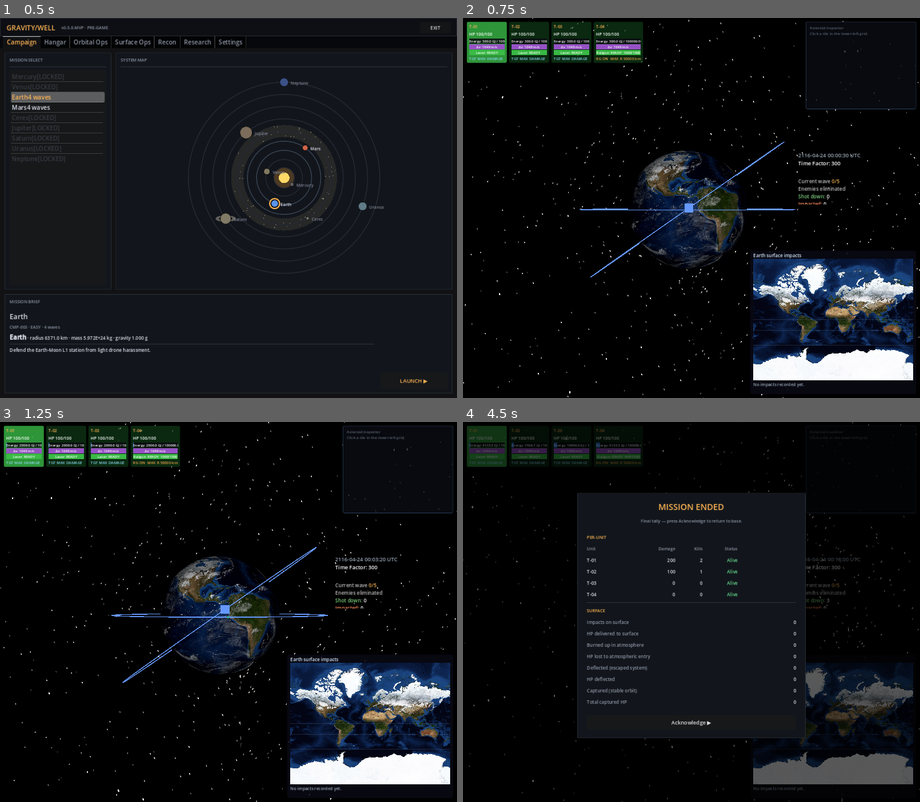
Above: before the commit, frames 1-4 (two rows, left to right).
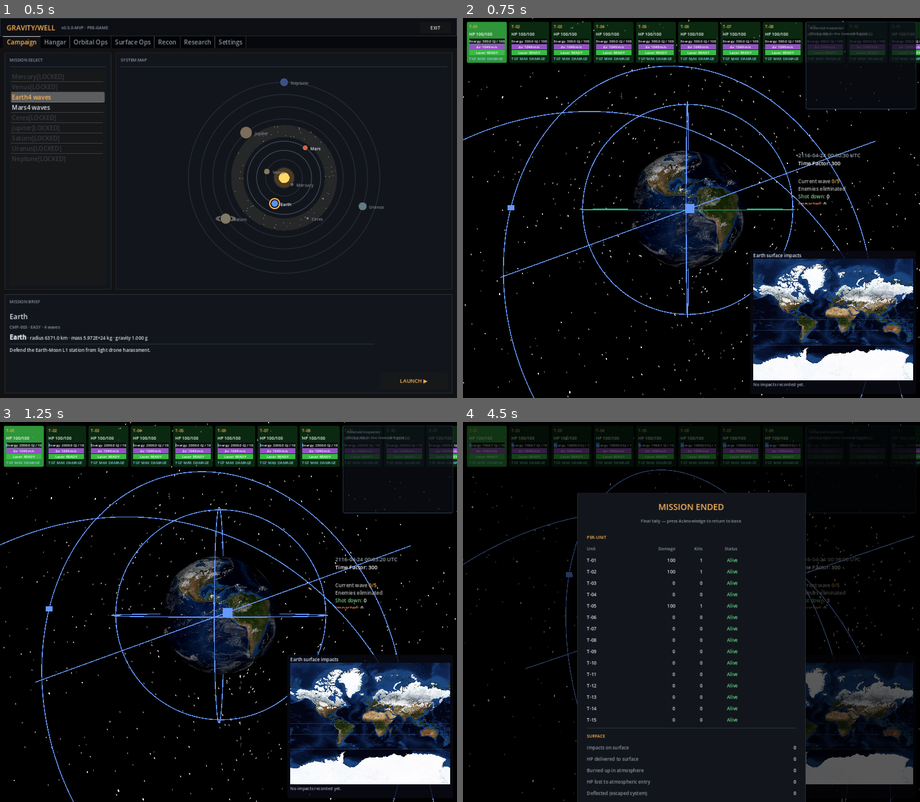
Above: after the commit, the same moments.

Repository: mellenburg/game
Game: Godot game, scene res://scenes/menu.tscn
Same seed, same stepped clock (60 frames per second), same inputs: the game is played once before the commit and once after it.
Inputs (mouse positions are in pixels of both pictures, inside the frame that each line leads up to):
- Up to frame 1 (0.5 s): no input
- Up to frame 2 (0.75 s): click "LAUNCH ▶" at 0.5 s
- Up to frame 3 (1.25 s): no input
- Up to frame 4 (4.5 s): tap A (move_left) every 0.75 s from 1.25 to 4.25 s; drag from (577, 650) to (737, 528) at 1.27 s; drag from (600, 631) to (668, 688) at 2.02 s; move the mouse to (737, 528) at 2.77 s; hold D (move_right) 2.78-3.5 s; tap B (add_enemies) at 2.85 s; drag from (668, 688) to (554, 555) at 3.52 s; move the mouse to (828, 669) at 4.27 s; hold A (move_left) from 4.28 s (still down); hold Enter (end_game) from 4.28 s (still down)

Frame 1 is identical in both runs. In frame 2, 5.9% of the frame differs, in the area x 0-100%, y 1-100%; in frame 3, 5.9%; in frame 4, 10%.

Commit message:
Seed default fleet with 12 lasers on a Cartesian shell + 3 railguns
The starter roster now ships twelve laser satellites split across
three orthogonal 5000 km circular planes (equatorial; polar at
RAAN=0°; polar at RAAN=90°), four per plane spaced 90° in true
anomaly so each plane's t=0 positions land on the Cartesian axis
crossings of the shell. Three railgun satellites round it out on
8000 km × ~37000 km elliptical orbits with staggered inclination,
RAAN, argument of perigee and true anomaly so they spread in 3D.

Bumped the launch-capacity research chain up to start at 15 (so the
default roster fits on the cost-0 unlock) with later tiers at
18 / 21 / 24, and grew the propellant budget to 50 Mkg to absorb the
plane-change burns that two of the laser planes now require.

https://claude.ai/code/session_01DbcXEEFLpqHKH3Yj53QXr8

Diff:
--- a/godot/scripts/player_loadout.gd
+++ b/godot/scripts/player_loadout.gd
@@ -29,14 +29,14 @@
 # cost zero. The fleet won't launch if the cumulative debit exceeds
 # this number; the menu's LAUNCH button gates on can_launch().
 #
-# Sized to comfortably fit the default 4-unit roster (three lasers
-# in an equatorial 5000 km circle plus a 500 km / 25° railgun). The
-# Hohmann burn out to 5000 km dominates the laser cost and the
-# railgun's 20 t magazine dominates the kinetic-unit cost; both fit
-# inside this budget with enough headroom to absorb the operator
-# tilting a launch off-equator or pushing one to GEO before the
-# LAUNCH button locks out.
-const LAUNCH_PROPELLANT_BUDGET_KG: float = 5000000.0
+# Sized to comfortably fit the default 15-unit roster: a 12-satellite
+# laser shell (three orthogonal 5000 km circles, two of them at 90°
+# inclination) plus three railguns on higher elliptical orbits. The
+# 90° plane-change burns dominate the laser cost, the railguns'
+# elliptical apogee-raise burns and 20 t magazines dominate the
+# kinetic-unit cost; the budget keeps enough headroom for the operator
+# to tilt or stretch a launch before the LAUNCH button locks out.
+const LAUNCH_PROPELLANT_BUDGET_KG: float = 50000000.0
 
 # Stage catalogue. `id` is the stable key the menu writes to
 # selected_stage_id; only entries with playable=true permit Launch.
@@ -171,7 +171,12 @@
 	},
 ]
 
-const DEFAULT_UNIT_COUNT: int = 4
+const DEFAULT_UNIT_COUNT: int = 15
+# Index where the railgun units begin in the seed roster. Slots
+# [0, DEFAULT_LASER_COUNT) ride the three-plane laser shell; slots
+# [DEFAULT_LASER_COUNT, DEFAULT_UNIT_COUNT) get the railgun chassis on
+# higher elliptical orbits.
+const DEFAULT_LASER_COUNT: int = 12
 
 
 # Look up the current launch cap from Research. Wrapped in a helper so
@@ -252,13 +257,37 @@
 
 
 # Repopulate the unit pool and launch list with the default starting
-# roster. Three laser units (T-01..T-03) plus one railgun unit (T-04).
-# The lasers share an equatorial 5000 km circular orbit and are spaced
-# 120° in true anomaly so they're equally distributed around Earth's
-# equator at game start; the railgun gets its own slightly inclined
-# LEO slot so it isn't stacked on top of the lasers visually. Each
-# launch is pre-assigned to a unit so a player who clicks LAUNCH
-# without touching either tab still gets a sensible starting fleet.
+# roster: twelve laser units (T-01..T-12) on a three-plane Cartesian
+# shell plus three railgun units (T-13..T-15) on higher elliptical
+# orbits. The shell uses three 5000 km circular planes — equatorial
+# (i=0°), polar with the line of nodes on +X (i=90°, RAAN=0°), and
+# polar with the line of nodes on +Y (i=90°, RAAN=90°) — each carrying
+# four satellites spaced 90° apart in true anomaly. With those true-
+# anomaly offsets the t=0 positions land on ±X/±Y, ±X/±Z and ±Y/±Z
+# respectively, so at game start there's a laser sitting on every
+# Cartesian axis crossing of the shell. The railguns ride
+# 8000 km × ~35000 km elliptical orbits with staggered inclination,
+# RAAN, argument-of-perigee and true-anomaly offsets so they spread in
+# 3D rather than stacking. Each launch is pre-assigned to a unit so a
+# player who clicks LAUNCH without touching either tab still gets a
+# sensible starting fleet.
+const _LASER_PLANES: Array = [
+	{"inclination_deg": 0.0, "raan_deg": 0.0},
+	{"inclination_deg": 90.0, "raan_deg": 0.0},
+	{"inclination_deg": 90.0, "raan_deg": 90.0},
+]
+const _LASER_RING_ALT_KM: float = 5000.0
+const _LASER_PER_PLANE: int = 4
+
+const _RAILGUN_ORBITS: Array = [
+	{"inclination_deg": 20.0, "raan_deg": 0.0, "argp_deg": 0.0, "true_anomaly_deg": 0.0},
+	{"inclination_deg": 50.0, "raan_deg": 120.0, "argp_deg": 60.0, "true_anomaly_deg": 120.0},
+	{"inclination_deg": 80.0, "raan_deg": 240.0, "argp_deg": 120.0, "true_anomaly_deg": 240.0},
+]
+const _RAILGUN_PERIGEE_ALT_KM: float = 8000.0
+const _RAILGUN_ECCENTRICITY: float = 0.5
+
+
 func reset_units() -> void:
 	unit_pool.clear()
 	launches.clear()
@@ -270,33 +299,30 @@
 	var seed_count: int = mini(DEFAULT_UNIT_COUNT, _launch_cap())
 	for i in range(seed_count):
 		var unit := _make_unit_with_id("T-%02d" % (i + 1))
-		# Slot 0 is laser_default after set_chassis. T-01..T-03 keep that;
-		# T-04 (and any further seed slot) flips to the railgun so the
-		# starting fleet still ships with a kinetic weapon for hard
-		# targets.
-		if i >= 3:
+		# Slot 0 is laser_default after set_chassis. The first
+		# DEFAULT_LASER_COUNT seeds keep the default; later seeds flip
+		# to the railgun chassis so the starting fleet still ships with
+		# a kinetic weapon for hard targets.
+		if i >= DEFAULT_LASER_COUNT:
 			unit.set_part_id(0, 0, "railgun_default")  # KIND_WEAPON, slot 0
 		unit_pool.append(unit)
 		var launch := add_launch()
 		launch.unit_id = unit.id
-		if i < 3:
-			# Three lasers in a shared 5000 km equatorial circle, evenly
-			# spaced around the equator (Δν = 120°). Zero inclination /
-			# RAAN keeps them on the equator; eccentricity stays at the
-			# Launch.make default of 0 so the orbit is a perfect circle.
-			launch.altitude_km = 5000.0
-			launch.inclination_deg = 0.0
-			launch.raan_deg = 0.0
-			launch.true_anomaly_deg = float(i) * 120.0
+		if i < DEFAULT_LASER_COUNT:
+			var plane: Dictionary = _LASER_PLANES[i / _LASER_PER_PLANE]
+			var slot_in_plane: int = i % _LASER_PER_PLANE
+			launch.altitude_km = _LASER_RING_ALT_KM
+			launch.inclination_deg = float(plane["inclination_deg"])
+			launch.raan_deg = float(plane["raan_deg"])
+			launch.true_anomaly_deg = float(slot_in_plane) * 90.0
 		else:
-			# Railgun rides a 6000 km / 35° orbit so it sits visibly
-			# off the laser ring's plane and gives the operator a
-			# kinetic platform that drifts through the laser fleet's
-			# coverage gaps over time.
-			launch.altitude_km = 6000.0
-			launch.inclination_deg = 35.0
-			launch.raan_deg = 0.0
-			launch.true_anomaly_deg = 0.0
+			var orbit: Dictionary = _RAILGUN_ORBITS[i - DEFAULT_LASER_COUNT]
+			launch.altitude_km = _RAILGUN_PERIGEE_ALT_KM
+			launch.eccentricity = _RAILGUN_ECCENTRICITY
+			launch.inclination_deg = float(orbit["inclination_deg"])
+			launch.raan_deg = float(orbit["raan_deg"])
+			launch.argp_deg = float(orbit["argp_deg"])
+			launch.true_anomaly_deg = float(orbit["true_anomaly_deg"])
 
 
 # Allocate a fresh unit and append it to the pool. Returns the new unit
--- a/godot/scripts/research.gd
+++ b/godot/scripts/research.gd
@@ -91,10 +91,10 @@
 	"shape": "diamond",
 	"stat_template": "Plan up to %d simultaneous launches",
 	"tiers": [
-		{"id": "launch_capacity_4", "label": "Launch Capacity I", "cost": 0, "value": 4, "flavor": "Four orbits per stage. Enough to seed an equatorial laser ring with a kinetic flanker."},
-		{"id": "launch_capacity_6", "label": "Launch Capacity II", "cost": 200, "value": 6, "flavor": "Six orbits. A respectable picket pattern."},
-		{"id": "launch_capacity_8", "label": "Launch Capacity III", "cost": 400, "value": 8, "flavor": "Eight orbits. Layered orbit shells become viable."},
-		{"id": "launch_capacity_12", "label": "Launch Capacity IV", "cost": 800, "value": 12, "flavor": "Twelve orbits. Operations on this scale used to require a coalition."},
+		{"id": "launch_capacity_15", "label": "Launch Capacity I", "cost": 0, "value": 15, "flavor": "Fifteen orbits per stage. A three-plane laser shell on the Cartesian axes plus a kinetic picket."},
+		{"id": "launch_capacity_18", "label": "Launch Capacity II", "cost": 200, "value": 18, "flavor": "Eighteen orbits. Room to thicken the picket without cracking the shell."},
+		{"id": "launch_capacity_21", "label": "Launch Capacity III", "cost": 400, "value": 21, "flavor": "Twenty-one orbits. Layered shells start to pay dividends."},
+		{"id": "launch_capacity_24", "label": "Launch Capacity IV", "cost": 800, "value": 24, "flavor": "Twenty-four orbits. Operations on this scale used to require a coalition."},
 	],
 }
 
--- a/godot/tests/test_research.gd
+++ b/godot/tests/test_research.gd
@@ -32,10 +32,10 @@
 	assert_true(r.is_unlocked("cooling_system_basic"))
 	assert_true(r.is_unlocked("storage_basic"))
 	assert_true(r.is_unlocked("reactor_basic"))
-	assert_true(r.is_unlocked("launch_capacity_4"))
+	assert_true(r.is_unlocked("launch_capacity_15"))
 	assert_true(r.is_unlocked("ground_defense_1"))
 	assert_false(r.is_unlocked("laser_advanced"))
-	assert_false(r.is_unlocked("launch_capacity_6"))
+	assert_false(r.is_unlocked("launch_capacity_18"))
 	assert_false(r.is_unlocked("ground_defense_2"))
 
 
@@ -46,7 +46,7 @@
 
 func test_starting_capacities_are_first_tier_values() -> void:
 	var r := _make_research()
-	assert_eq(r.launch_capacity(), 4)
+	assert_eq(r.launch_capacity(), 15)
 	assert_eq(r.ground_defense_capacity(), 1)
 
 
@@ -54,7 +54,7 @@
 	var r := _make_research()
 	# Tier 2 is gated behind tier 1 even with points to spare.
 	assert_false(r.can_unlock("laser_elite"))
-	assert_false(r.can_unlock("launch_capacity_8"))
+	assert_false(r.can_unlock("launch_capacity_21"))
 
 
 
@@ -81,12 +81,12 @@
 
 func test_chain_unlock_promotes_capacity() -> void:
 	var r := _make_research()
-	assert_true(r.unlock("launch_capacity_6"))
-	assert_eq(r.launch_capacity(), 6)
-	assert_true(r.unlock("launch_capacity_8"))
-	assert_eq(r.launch_capacity(), 8)
-	assert_true(r.unlock("launch_capacity_12"))
-	assert_eq(r.launch_capacity(), 12)
+	assert_true(r.unlock("launch_capacity_18"))
+	assert_eq(r.launch_capacity(), 18)
+	assert_true(r.unlock("launch_capacity_21"))
+	assert_eq(r.launch_capacity(), 21)
+	assert_true(r.unlock("launch_capacity_24"))
+	assert_eq(r.launch_capacity(), 24)
 
 
 func test_ground_defense_chain_promotes_capacity() -> void:
